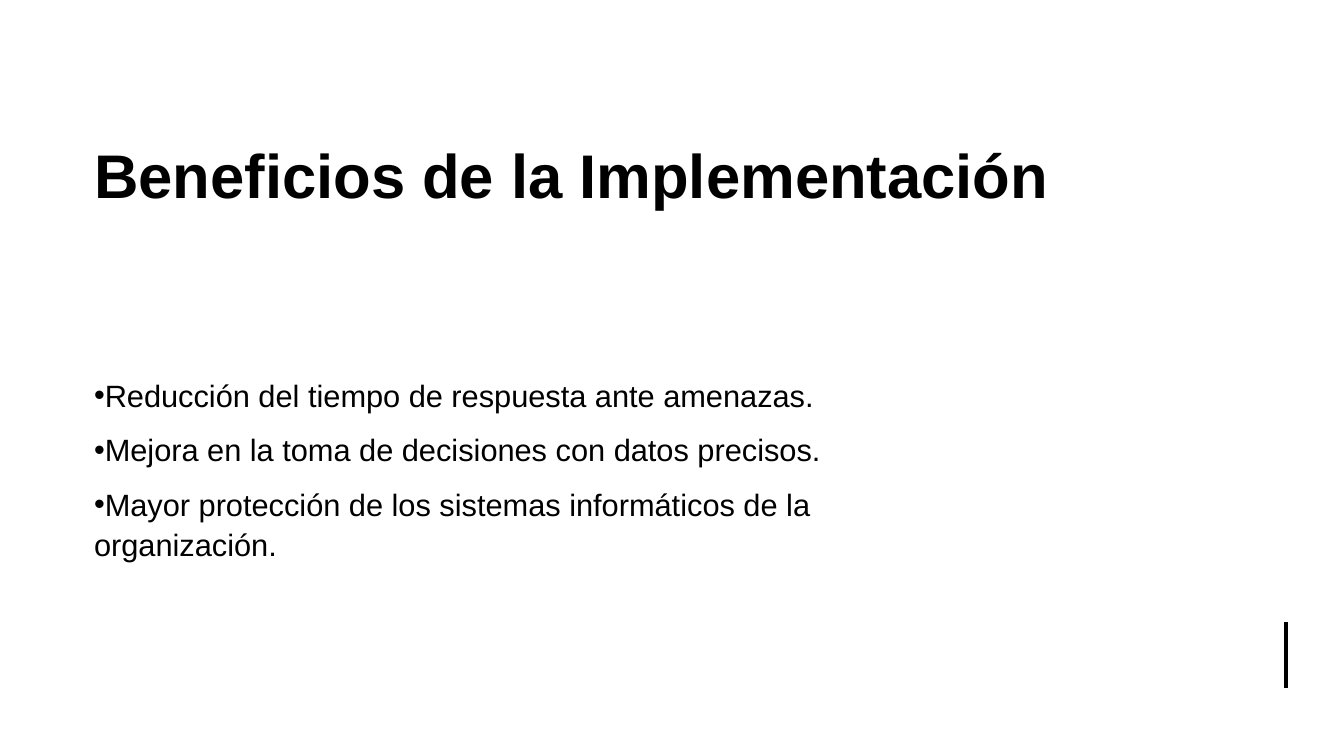
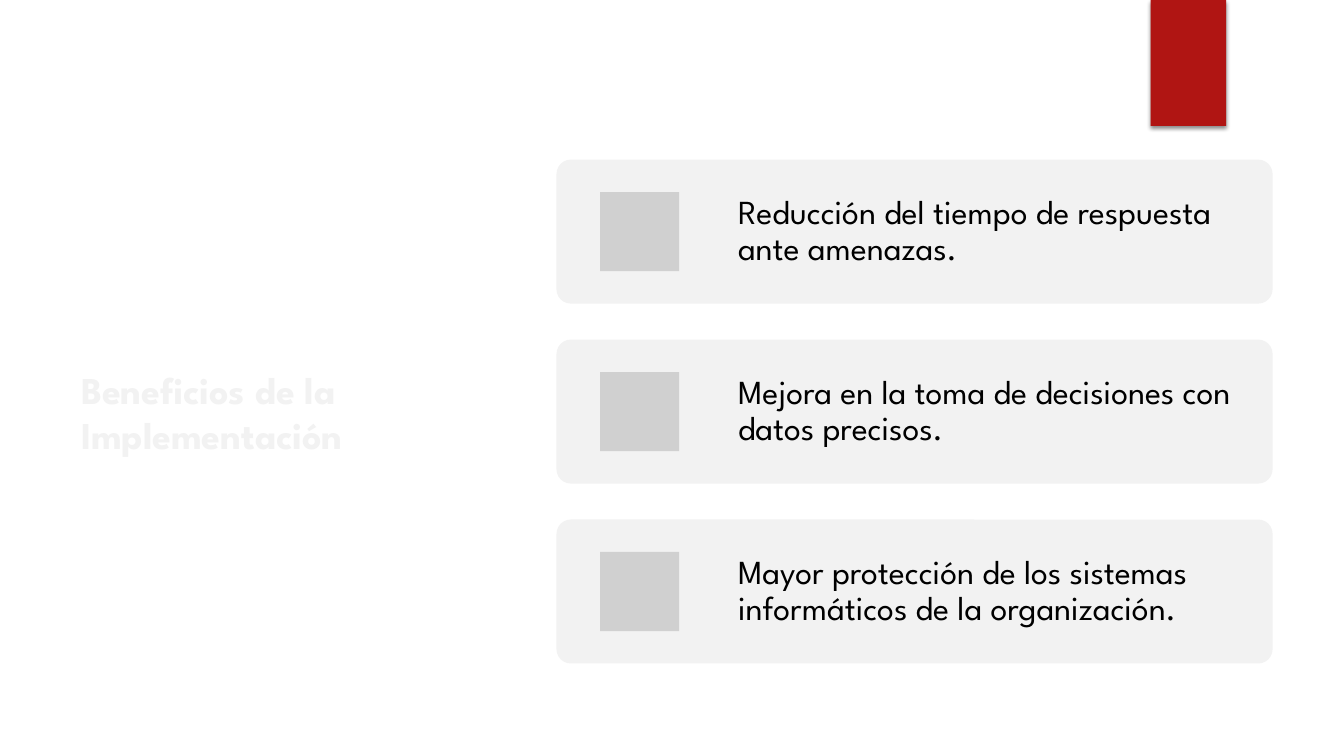
Before and after one commit to carlososorno9595/Analitica-de-datos, a slide deck: slide 10 of diapositiva seguridad informatica.pptx. Drawn at 1344x756 pixels with LibreOffice and Linux fonts; fonts in the diff are those of the drawing; grey boxes stand for pictures; background and template pictures are left out. Boxes give left, top, right and bottom in pixels: in the first picture for what was removed or moved away, otherwise in the second. Text is boxed around its words. In the diff, an @@ line names an element or a change of style, - is before the commit and + after.

```diff
--- a/diapositiva seguridad informatica.pptx
+++ b/diapositiva seguridad informatica.pptx
@@ rectangle removed at box(0, 0, 1344, 756) @@
@@ rectangle removed at box(0, 0, 1344, 280) @@
@@ freeform shape added at box(436, 0, 497, 409), fill #FFFFFF at 20% opacity @@
@@ freeform shape added at box(459, 0, 1344, 756), fill #FFFFFF @@
@@ rectangle added at box(1150, 0, 1226, 126), fill #B01513 @@
@@ title "Beneficios de la Implementación": place and size @@
-title "Beneficios de la Implementación" at box(94, 152, 1048, 210)
+title "Beneficios de la Implementación" at box(71, 159, 413, 663)
@@ title "Beneficios de la Implementación" at box(71, 159, 413, 663): size 44 to 27 pt, font Arial to League Spartan, text colour #000000 to #F2F2F2 @@
@@ ellipse added at box(949, 185, 1259, 495), fill gradient #F3F3F3 @@
@@ text removed at box(94, 384, 820, 562) @@
-• Reducción del tiempo de respuesta ante amenazas.
-• Mejora en la toma de decisiones con datos precisos.
-• Mayor protección de los sistemas informáticos de la organización.
@@ group added at box(557, 159, 1272, 663): 3 rounded rectangles, 3 pictures, 3 texts @@
+Reducción del tiempo de respuesta ante amenazas.
+Mejora en la toma de decisiones con datos precisos.
+Mayor protección de los sistemas informáticos de la organización.
@@ line removed from (1287, 622) to (1287, 688) @@
```
Also in this commit, not shown: 11 other slides changed.
